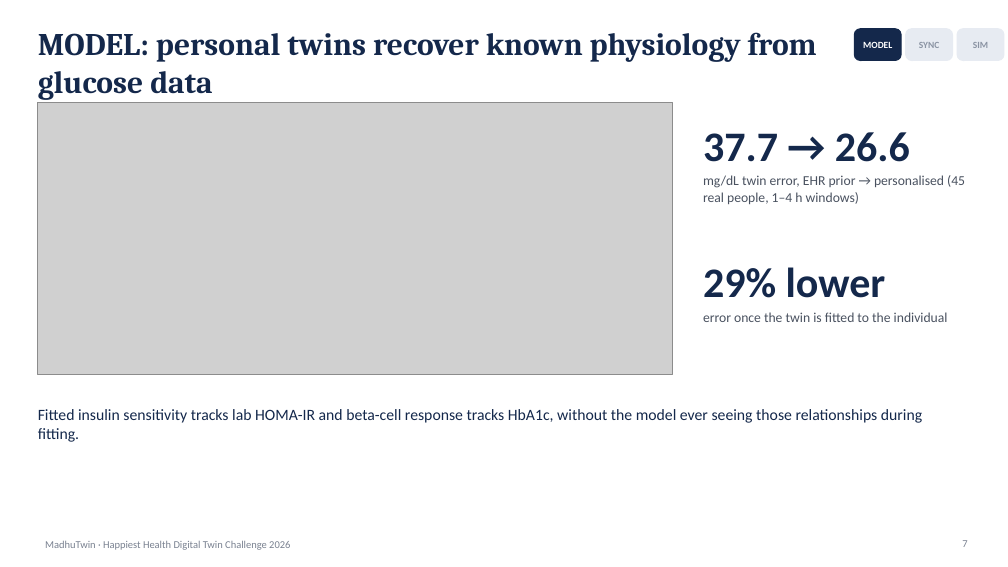
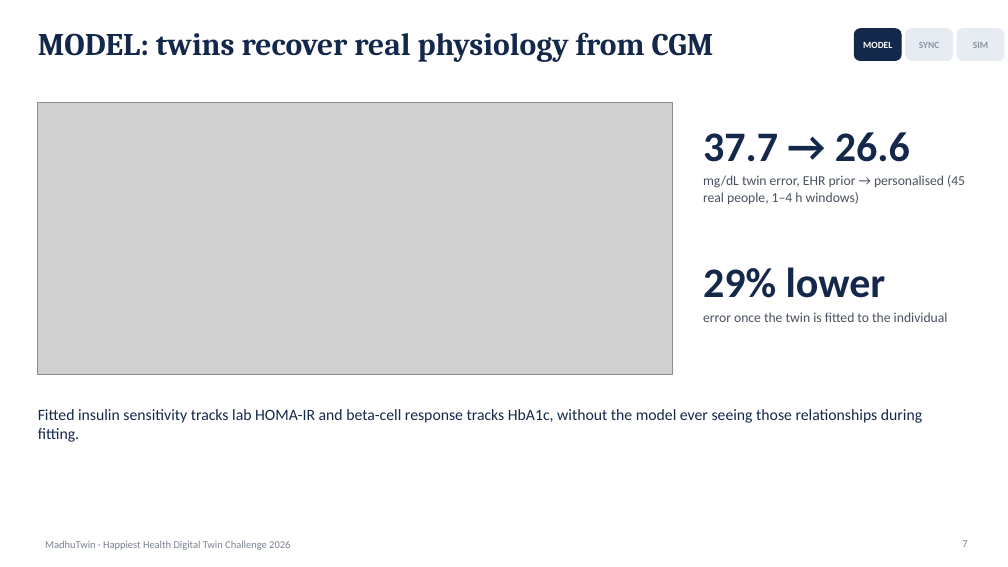
Before and after one commit to ShubAce/MadhuTwin, a slide deck: slide 7 of docs/presentation.pptx. Drawn at 1008x567 pixels with LibreOffice and Linux fonts; fonts in the diff are those of the drawing; grey boxes stand for pictures. Boxes give left, top, right and bottom in pixels: in the first picture for what was removed or moved away, otherwise in the second. Text is boxed around its words. In the diff, an @@ line names an element or a change of style, - is before the commit and + after.

```diff
--- a/docs/presentation.pptx
+++ b/docs/presentation.pptx
@@ text at (x1=38, y1=32, x2=714, y2=62): text changed @@
-MODEL: personal twins recover known physiology from glucose data
+MODEL: twins recover real physiology from CGM
```
Also in this commit, not shown: 9 other slides changed, 8 other files.
